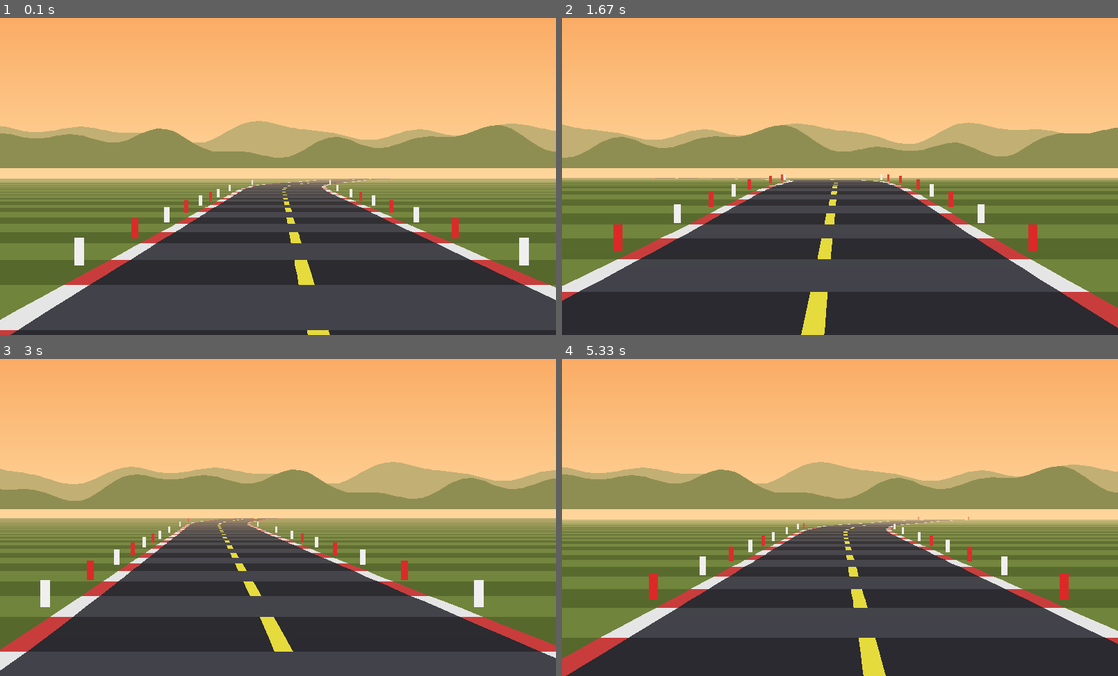
Above: before the commit, frames 1-4 (two rows, left to right).
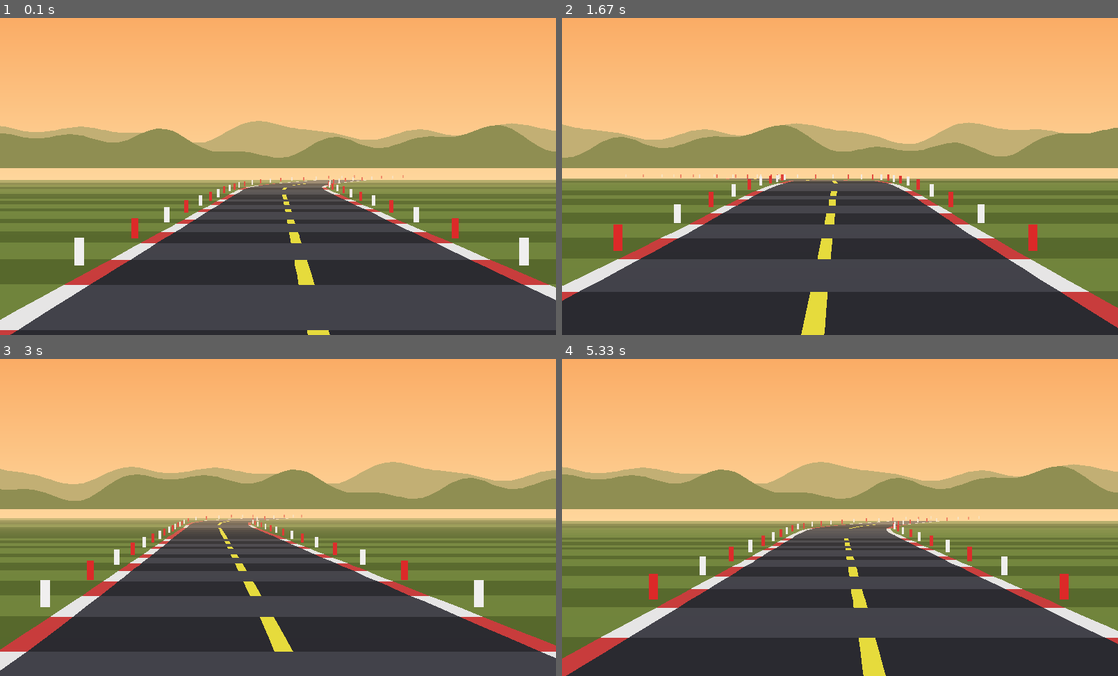
Above: after the commit, the same moments.

Repository: profcarroll/freracer
Game: pygame game, started from tools/racer_fps.py
Same seed, same stepped clock (60 frames per second), same inputs: the game is played once before the commit and once after it. The source is Python 2; it was converted automatically to run under Python 3.
Inputs:
- Up to frame 1 (0.1 s): no input
- Up to frame 2 (1.67 s): no input
- Up to frame 3 (3 s): no input
- Up to frame 4 (5.33 s): no input

The runs differ from the first frame. In frame 1, 3.1% of the frame differs, in the area x 0-100%, y 49-85%; in frame 2, 2.3%; in frame 3, 2.5%; in frame 4, 3.1%, in the area x 0-100%, y 49-88%.

Commit message:
Tune the renderer against the device: it is draw-call bound, not fill bound
Measured, rather than assumed. First attempt assumed fill rate and split the
ground fill and rumble strip into left/right halves flanking the road, saving
~440k pixels a frame at the cost of 98 extra draw calls: 22.0 -> 18.5 fps at
DRAW_DISTANCE=120. Reverted. A pygame draw call costs on the order of 90us on
this hardware and the pixels behind it are nearly free, so fewer, bigger
primitives win.

That makes MIN_BAND_HEIGHT, not DRAW_DISTANCE, the frame-rate dial: it drops
draw calls without shortening the road. 1 -> 22.0 fps, 2 -> 24.5, 3 -> 26.5,
4 -> 27.6. Default is now 3. DRAW_DISTANCE stays at 120 because it buys
lookahead - two seconds of road at MAX_SPEED, which is what makes a corner
readable - and cutting it to 100 is worth only 1.3 fps. Shipping defaults
measure 26.9 avg / 25.5 worst on the device, and ~22 fps for the full game
loop bot-driven.

Two real fixes fell out of the exercise:

The ground stripe's height was int(ny) - top + 1. Bands are drawn near to far
and band k's near edge is bit-identical to band k-1's far edge, so that +1
made every band repaint the top row of the band in front of it - a row the
nearer band had already correctly filled with road. The result was a
full-width grass line punched through the road at every band boundary, which
in the middle distance shredded the surface into alternating road and grass.
It read as "the road is the wrong colour". Removing the +1 costs nothing and
tiles the stripes exactly.

Marker posts were emitted inside the band loop, so a merged segment lost its
post. Raising MIN_BAND_HEIGHT for frame rate therefore silently thinned the
roadside out with distance - and even at 1 it was dropping about a third of
them. Posts are now emitted before the band test: whether a segment earns its
own road band is a rasterisation question and has nothing to do with what is
standing beside the road.

Also: the sky and horizon backdrop are drawn after the band walk, clipped to
the rows the road did not reach, rather than as a full-screen blit that was
then painted over (worth ~1.2 fps); and racer_fps.py/render_shot.py both take
a min-band-height argument so the dial can be swept without an edit-deploy
cycle.

Co-Authored-By: Claude Opus 5 (1M context) <noreply@anthropic.com>
Claude-Session: https://claude.ai/code/session_01GxHcyKXKnuCEPqABbLbshL

Diff:
--- a/game.py
+++ b/game.py
@@ -91,10 +91,22 @@
 FOG_CURVE = 2.0               # >1 keeps near ground crisp and fades late
 
 # A band shorter than this is folded into the next one rather than drawn.
-# Near the horizon dozens of segments land on the same scanline; giving each
-# its own polygons buys nothing visible. Measured on 001-autumn-hills: this
-# takes a frame from ~117 drawn bands to ~62, identical output.
-MIN_BAND_HEIGHT = 1.0
+# Near the horizon dozens of segments land on the same scanline and giving
+# each its own polygons buys nothing visible.
+#
+# This, not DRAW_DISTANCE, is the frame-rate dial. The renderer is bound by
+# pygame draw calls per frame, not by pixels: measured on the device at
+# DRAW_DISTANCE=120, min band height 1 -> 22.0 fps, 2 -> 24.5, 3 -> 26.5,
+# 4 -> 27.6. DRAW_DISTANCE is a much blunter instrument by comparison
+# (120 -> 26.4, 100 -> 27.7, 80 -> 29.5 at min band height 3) and it costs
+# lookahead, which is what makes a corner readable at speed - 120 segments is
+# two seconds of road at MAX_SPEED. Raising this instead costs only how
+# finely the distant road is sliced, which the depth haze hides anyway.
+#
+# Do not raise it much past 3 without driving it: this quantises *which*
+# segments get drawn, so as the camera moves the choice changes, and a coarse
+# threshold can make the road stripes pop. That does not show up in a still.
+MIN_BAND_HEIGHT = 3.0
 
 # Nothing closer than this is projected. The near edge of the band the camera
 # is standing in has dz ~ 0, and a point at dz -> 0 runs off along a fixed
@@ -471,7 +483,6 @@
     """
     band_pal = palette[0]
     pole_pal = palette[1]
-    screen.blit(bg, (0, 0))
     segments = trk['segments']
     n = len(segments)
 
@@ -491,17 +502,6 @@
     # road was simply not in frame. Placing the camera on the centreline is
     # also what makes a bend read as a bend - the road ahead diverges from
     # the camera's fixed heading and sweeps across the screen.
-    # The camera looks down the centreline's tangent (see road_x below), so
-    # the scenery pans by that tangent's heading. track.py's baked centreline
-    # x is useless to project against, but its first difference *is* that
-    # heading - the one thing it is good for.
-    bw = backdrop.get_width()
-    pan = int(-(segments[base_index + 1]['x'] - segments[base_index]['x'])
-              * BACKDROP_PAN) % bw
-    btop = HORIZON_Y - BACKDROP_H
-    screen.blit(backdrop, (pan - bw, btop))
-    screen.blit(backdrop, (pan, btop))
-
     _, player_y, _, _ = track.segment_at(trk, player_z)
     cam_y = player_y + CAMERA_HEIGHT
     cam_z = player_z
@@ -552,40 +552,16 @@
         fy = half_h - s * (b['y'] - cam_y) * half_h
         fw = s * b['width'] * half_w
 
-        # Behind a crest, or too short to earn its own polygons. Either way
-        # leave the near edge where it is, so this segment is folded into
-        # whichever band next clears the test and no gap opens up.
-        if fy >= ny - MIN_BAND_HEIGHT:
-            i += 1
-            continue
-
-        pal = band_pal[i][(idx // 3) % 2]
-
-        # One full-width ground stripe per band. This is the periphery motion
-        # cue: everything outside a narrow shoulder used to be a single static
-        # colour, so nothing but the road itself could read as moving. A Rect
-        # fill is the cheapest primitive SDL has - cheaper than the shoulder
-        # polygon it replaces, and it covers the entire screen width.
-        top = int(fy)
-        screen.fill(pal[0], (0, top, W, int(ny) - top + 1))
-
-        rn = nw * RUMBLE_ZONE
-        rf = fw * RUMBLE_ZONE
-        pygame.draw.polygon(screen, pal[1], (
-            (nx - rn, ny), (nx + rn, ny), (fx + rf, fy), (fx - rf, fy)))
-        pygame.draw.polygon(screen, pal[2], (
-            (nx - nw, ny), (nx + nw, ny), (fx + fw, fy), (fx - fw, fy)))
-
-        if idx % 6 < 3 and nw > 10.0:
-            ln = nw * 0.035
-            lf = fw * 0.035
-            pygame.draw.polygon(screen, pal[3], (
-                (nx - ln, ny), (nx + ln, ny), (fx + lf, fy), (fx - lf, fy)))
-
+        # Marker posts are emitted before the band test, not inside it.
+        # Whether a segment earns its own road band is a rasterisation
+        # question - MIN_BAND_HEIGHT, tuned for frame rate - and tying the
+        # roadside furniture to it meant raising that threshold silently
+        # thinned the posts out with distance, losing the strongest cue for
+        # how fast the road is going past.
         if idx % POLE_INTERVAL == 0:
             # Derived from the projection already in hand rather than
-            # re-projecting the post\'s base and top: same scale factor, so
-            # the post\'s screen height is just its world height times s.
+            # re-projecting the post's base and top: same scale factor, so
+            # the post's screen height is just its world height times s.
             ph = s * POLE_HEIGHT * half_h
             if ph >= 2.0:
                 pb = fw * (POLE_HALF_WIDTH / b['width'])
@@ -599,15 +575,90 @@
                 poles.append((pc, int(fx - po - pb), ptop, pwide, phigh))
                 poles.append((pc, int(fx + po - pb), ptop, pwide, phigh))
 
+        # Behind a crest, or too short to earn its own polygons. Either way
+        # leave the near edge where it is, so this segment is folded into
+        # whichever band next clears the test and no gap opens up.
+        if fy >= ny - MIN_BAND_HEIGHT:
+            i += 1
+            continue
+
+        pal = band_pal[i][(idx // 3) % 2]
+
+        # One full-width ground stripe per band. This is the periphery motion
+        # cue: everything outside a narrow shoulder used to be a single static
+        # colour, so nothing but the road itself could read as moving.
+        #
+        # The height is deliberately int(ny) - top, with no +1. Bands are
+        # drawn near to far and band k's near edge is bit-identical to band
+        # k-1's far edge, so a +1 made every band repaint the top row of the
+        # band in front of it - a row the nearer band had already, correctly,
+        # filled with road. The result was a full-width grass line punched
+        # through the road at every band boundary, which in the middle
+        # distance shredded the surface into alternating road and grass. It
+        # read as "the road is the wrong colour". Without the +1 the stripes
+        # tile exactly: [int(fy), int(ny)-1] then [int(ny), ...].
+        #
+        # One wide fill, not two narrow ones flanking the road. Filling the
+        # pixels the road is about to cover is pure waste, but this device
+        # charges by the draw call, not by the pixel: splitting this fill and
+        # the rumble below into left/right halves saved ~440k pixels a frame
+        # and cost 98 extra calls, and measured 22.0 -> 18.5 fps at
+        # DRAW_DISTANCE=120. Fewer, bigger primitives win here.
+        top = int(fy)
+        height = int(ny) - top
+        if height > 0:
+            screen.fill(pal[0], (0, top, W, height))
+
+        rn = nw * RUMBLE_ZONE
+        rf = fw * RUMBLE_ZONE
+        pygame.draw.polygon(screen, pal[1], (
+            (nx - rn, ny), (nx + rn, ny), (fx + rf, fy), (fx - rf, fy)))
+        pygame.draw.polygon(screen, pal[2], (
+            (nx - nw, ny), (nx + nw, ny), (fx + fw, fy), (fx - fw, fy)))
+
+        if idx % 6 < 3 and nw > 10.0:
+            ln = nw * 0.035
+            lf = fw * 0.035
+            pygame.draw.polygon(screen, pal[3], (
+                (nx - ln, ny), (nx + ln, ny), (fx + lf, fy), (fx - lf, fy)))
+
         nx = fx
         ny = fy
         nw = fw
         i += 1
 
+    # Sky and scenery go in last, clipped to the rows the road did not reach.
+    # The bands tile from the topmost far edge down to the bottom of the
+    # screen and each one paints its own rows opaquely, so a full-screen
+    # background blit before the walk was drawing ~190k pixels a frame that
+    # were then painted over - about a fifth of the frame\'s whole fill budget
+    # on a device with no blitter. Measured 22 fps at DRAW_DISTANCE=120 before
+    # this; the road is fill-rate bound, not band-count bound (dropping the
+    # draw distance from 120 to 50 was worth only 6 fps, because the bands
+    # cover the same screen area either way).
+    top_y = int(ny)
+    if top_y > 0:
+        if top_y > H:
+            top_y = H
+        screen.set_clip((0, 0, W, top_y))
+        screen.blit(bg, (0, 0))
+        # The camera looks down the centreline\'s tangent (see road_x above),
+        # so the scenery pans by that tangent\'s heading. track.py\'s baked
+        # centreline x is useless to project against, but its first difference
+        # *is* that heading - the one thing it is good for.
+        bw = backdrop.get_width()
+        pan = int(-(segments[base_index + 1]['x'] - segments[base_index]['x'])
+                  * BACKDROP_PAN) % bw
+        btop = HORIZON_Y - BACKDROP_H
+        screen.blit(backdrop, (pan - bw, btop))
+        screen.blit(backdrop, (pan, btop))
+        screen.set_clip(None)
+
     # Posts go in a second pass, far to near. A post stands *above* its own
     # band\'s far edge, which is territory the next band\'s ground stripe
     # paints over, so drawing them inline during a near-to-far walk would
-    # bury every post except the last one.
+    # bury every post except the last one. They come after the sky so a near
+    # post may stand above the horizon.
     j = len(poles) - 1
     while j >= 0:
         p = poles[j]
--- a/tools/fake_pygame.py
+++ b/tools/fake_pygame.py
@@ -45,6 +45,7 @@
         self.w, self.h = int(size[0]), int(size[1])
         self.buf = bytearray(self.w * self.h * 3)
         self.calls = {'fill': 0, 'polygon': 0, 'line': 0, 'rect': 0, 'blit': 0}
+        self.clip = None
 
     def convert(self):
         return self
@@ -54,10 +55,23 @@
 
     def get_height(self):
         return self.h
+
+    def set_clip(self, rect=None):
+        self.clip = None if rect is None else (
+            rect if isinstance(rect, Rect) else Rect(rect))
+
+    def get_clip(self):
+        return self.clip if self.clip is not None else Rect(0, 0, self.w, self.h)
 
     def _span(self, y, x0, x1, c):
         if y < 0 or y >= self.h:
             return
+        cl = self.clip
+        if cl is not None:
+            if y < cl.y or y >= cl.y + cl.h:
+                return
+            x0 = max(x0, cl.x)
+            x1 = min(x1, cl.x + cl.w)
         x0 = max(0, int(x0))
         x1 = min(self.w, int(x1))
         if x1 <= x0:
@@ -79,12 +93,16 @@
     def blit(self, other, pos, area=None):
         self.calls['blit'] += 1
         dx, dy = int(pos[0]), int(pos[1])
+        cl = self.clip
         sy = 0
         while sy < other.h:
             ty = dy + sy
-            if 0 <= ty < self.h:
+            if 0 <= ty < self.h and (cl is None or cl.y <= ty < cl.y + cl.h):
                 x0 = max(0, dx)
                 x1 = min(self.w, dx + other.w)
+                if cl is not None:
+                    x0 = max(x0, cl.x)
+                    x1 = min(x1, cl.x + cl.w)
                 if x1 > x0:
                     so = (sy * other.w + (x0 - dx)) * 3
                     to = (ty * self.w + x0) * 3
--- a/tools/racer_fps.py
+++ b/tools/racer_fps.py
@@ -3,7 +3,7 @@
 # rumble strips, lane markers, obstacle/traffic sprites) with no sensor reads, so it
 # isolates render cost the way marble_fps.py isolated marble-physics cost in fremarble.
 #
-#   python2.5 tools/racer_fps.py [seconds] [draw_distance]
+#   python2.5 tools/racer_fps.py [seconds] [draw_distance] [min_band_height]
 #
 # Writes a per-second fps log next to itself and prints a one-line summary. Run this
 # on the device first and use the worst-second fps to pick DRAW_DISTANCE in game.py
@@ -22,6 +22,11 @@
 if len(sys.argv) > 2:
     track.DRAW_DISTANCE = int(sys.argv[2])
     game.DRAW_DISTANCE = int(sys.argv[2])
+# The renderer is bound by pygame draw calls per frame, not by pixels (see
+# game.draw_road), and MIN_BAND_HEIGHT is the direct control on how many bands
+# earn their own calls - so it is worth sweeping here alongside DRAW_DISTANCE.
+if len(sys.argv) > 3:
+    game.MIN_BAND_HEIGHT = float(sys.argv[3])
 
 LOG = os.path.join(os.path.dirname(__file__), 'racer_fps.csv')
 
@@ -94,5 +99,5 @@
 elapsed = time.time() - t0
 log.close()
 pygame.quit()
-print 'draw_distance=%d frames=%d elapsed=%.1fs avg_fps=%.1f worst_second_fps=%.1f log=%s' % (
-    track.DRAW_DISTANCE, frames, elapsed, frames / elapsed, worst, LOG)
+print 'draw_distance=%d min_band_h=%.1f frames=%d elapsed=%.1fs avg_fps=%.1f worst_second_fps=%.1f log=%s' % (
+    track.DRAW_DISTANCE, game.MIN_BAND_HEIGHT, frames, elapsed, frames / elapsed, worst, LOG)
--- a/tools/render_shot.py
+++ b/tools/render_shot.py
@@ -3,6 +3,7 @@
     python3 tools/render_shot.py tracks/001-autumn-hills.trk
     python3 tools/render_shot.py tracks/002-night-circuit.trk --at 6000 --offset 200
     python3 tools/render_shot.py tracks/001-autumn-hills.trk --frames 8 --out /tmp/shots
+    python3 tools/render_shot.py tracks/001-autumn-hills.trk --min-band 3
 
 Look at the output before carrying a rendering change to the N900. Per-frame
 `fills`/`polys` counts are printed too: they are a sanity check on how much the
@@ -56,6 +57,12 @@
             frames = int(argv[i + 1])
         elif argv[i] == '--out':
             out_dir = argv[i + 1]
+        elif argv[i] == '--min-band':
+            # See game.MIN_BAND_HEIGHT: the renderer is bound by draw calls
+            # per frame, and this is the direct control on how many bands earn
+            # their own. Worth looking at what a candidate value costs before
+            # measuring what it buys with tools/racer_fps.py on the device.
+            game.MIN_BAND_HEIGHT = float(argv[i + 1])
         else:
             sys.stderr.write('unknown option: %s\n' % argv[i])
             return 2
@@ -74,7 +81,8 @@
     lap = trk['lap_length']
     for k in range(frames):
         z = at if at is not None else lap * (k + 0.5) / frames
-        render(trk, z, offset, os.path.join(out_dir, '%s-%02d.png' % (stem, k)))
+        render(trk, z, offset, os.path.join(
+            out_dir, '%s-mb%g-%02d.png' % (stem, game.MIN_BAND_HEIGHT, k)))
     return 0
 
 
Not shown, changed: README.md
